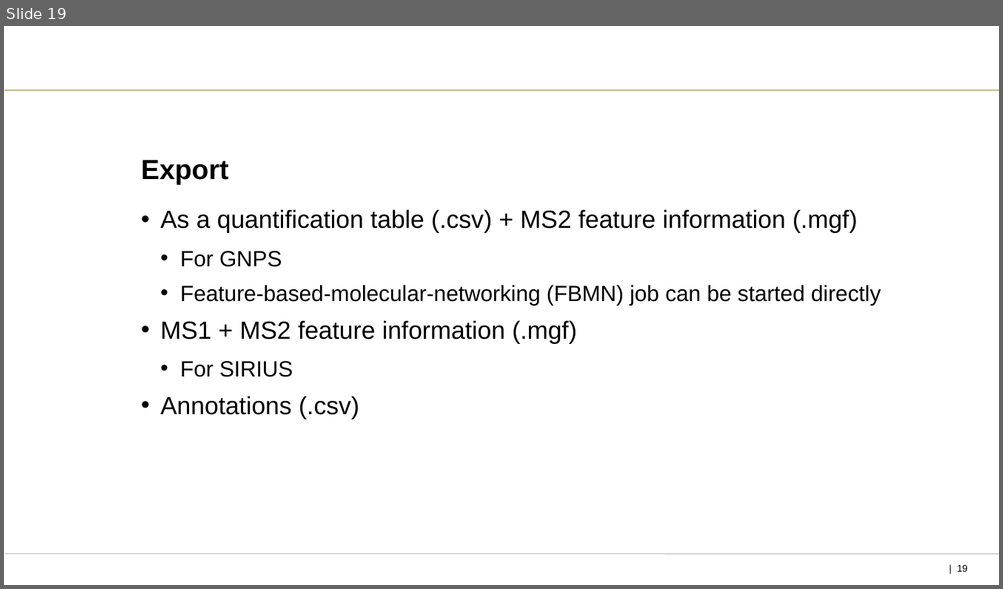
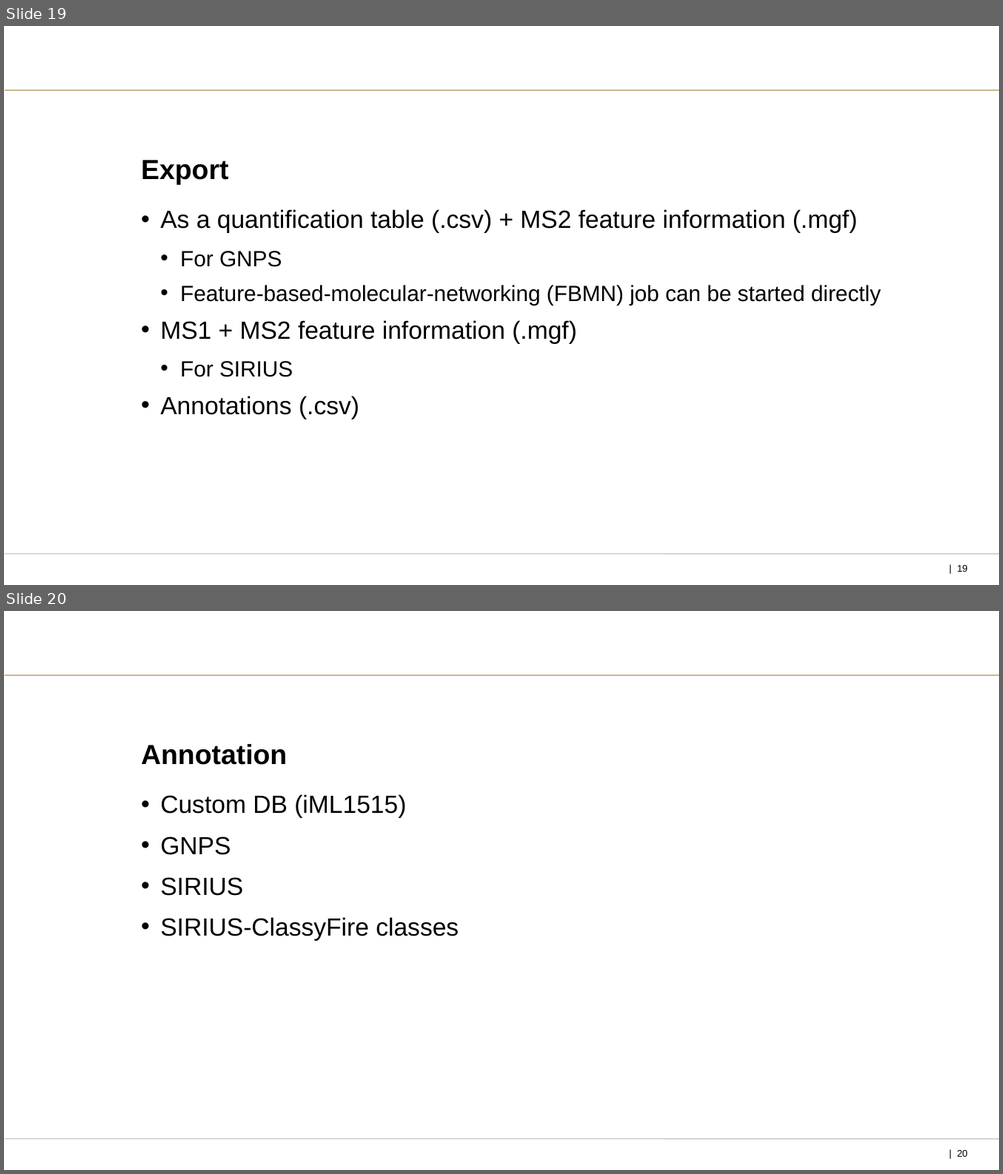
Before and after one commit to JosuaCarl/RAMPT, a slide deck: presentation/mine2sirius.pptx. Shown one above the other, each under a label of ours: slide 19 before the commit, slides 19 and 20 after it. The pictures are 1003x589 and 1003x1174 pixels, drawn with LibreOffice and Linux fonts; fonts in the diff are those of the drawing; background and template pictures are left out. Boxes give left, top, right and bottom in pixels: in the first picture for what was removed or moved away, otherwise in the second. Text is boxed around its words. In the diff, an @@ line names an element or a change of style, - is before the commit and + after.

```diff
--- a/presentation/mine2sirius.pptx
+++ b/presentation/mine2sirius.pptx
@@ slide 20 added at [4,611,999,1170], background #FFFFFF; not listed: 3 template elements that a slide beside it also shows @@
@@ text added at [141,744,287,765], 20 pt, text #000000, bold @@
+Annotation
@@ text added at [160,795,458,940], 18 pt, text #000000 @@
+• Custom DB (iML1515)
+• GNPS
+• SIRIUS
+• SIRIUS-ClassyFire classes
```
Also in this commit, not shown: 2 other slides added, 1 slide removed, 10 other files.
